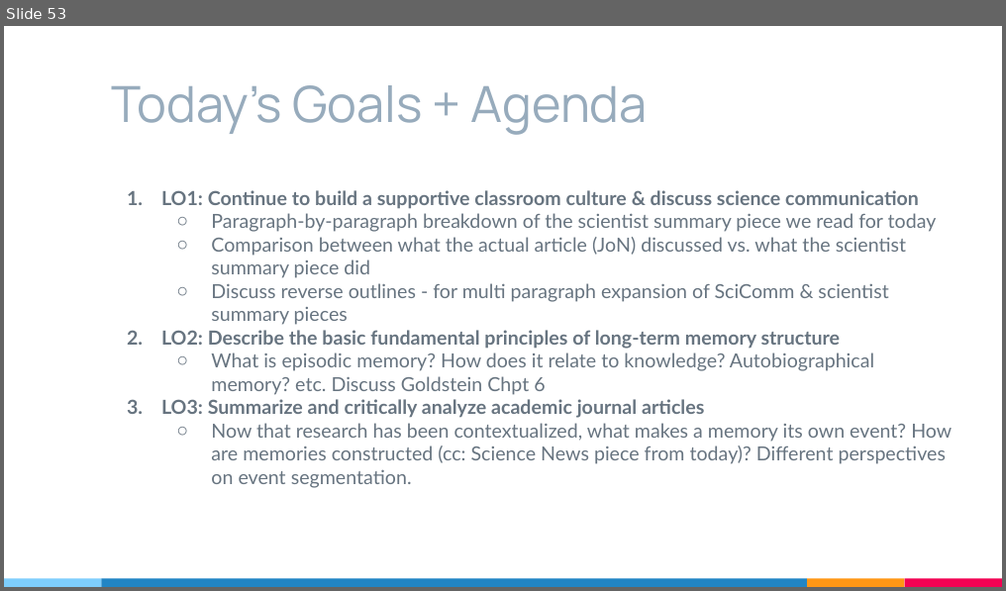
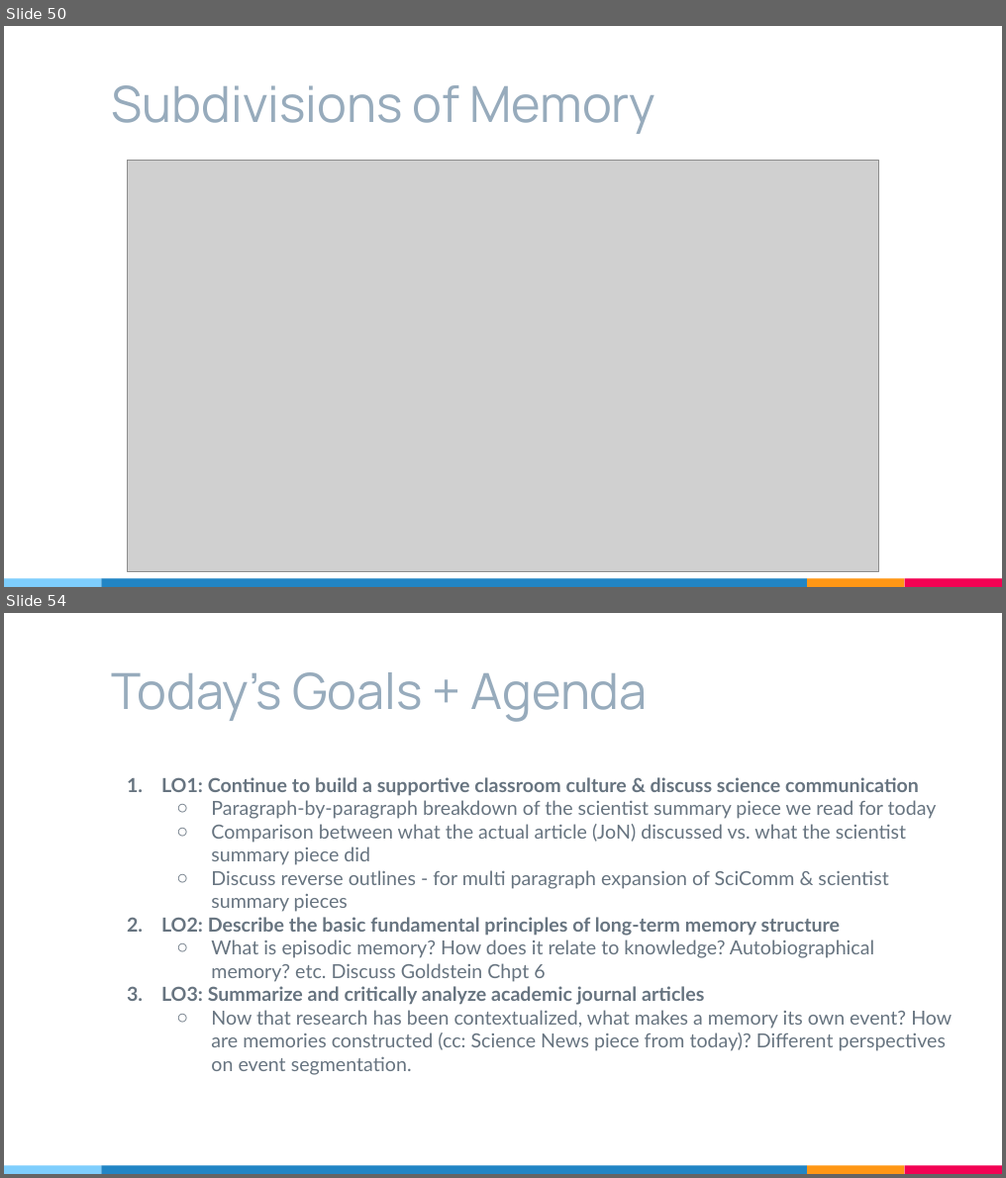
Before and after one commit to cogpsychduke2019/cogpsychduke2019.github.io, a slide deck: files/CogPsychDay11.pptx. Shown one above the other, each under a label of ours: slide 53 before the commit, slides 50 and 54 after it; the slides between them are not shown. The pictures are 1006x591 and 1006x1178 pixels, drawn with LibreOffice and Linux fonts; fonts in the diff are those of the drawing; grey boxes stand for pictures. Boxes give left, top, right and bottom in pixels: in the first picture for what was removed or moved away, otherwise in the second. Text is boxed around its words. In the diff, an @@ line names an element or a change of style, - is before the commit and + after.

```diff
--- a/files/CogPsychDay11.pptx
+++ b/files/CogPsychDay11.pptx
@@ slide 50 added at (4, 26, 1002, 587), background #FFFFFF; not listed: 4 template elements that a slide beside it also shows @@
@@ title added at (112, 85, 656, 134), 36 pt, text #97ABBC @@
+Subdivisions of Memory
@@ picture added at (127, 161, 879, 572) @@
@@ what was slide 53 is now slide 54 @@
```
Also in this commit, not shown: 1 other slide added.
